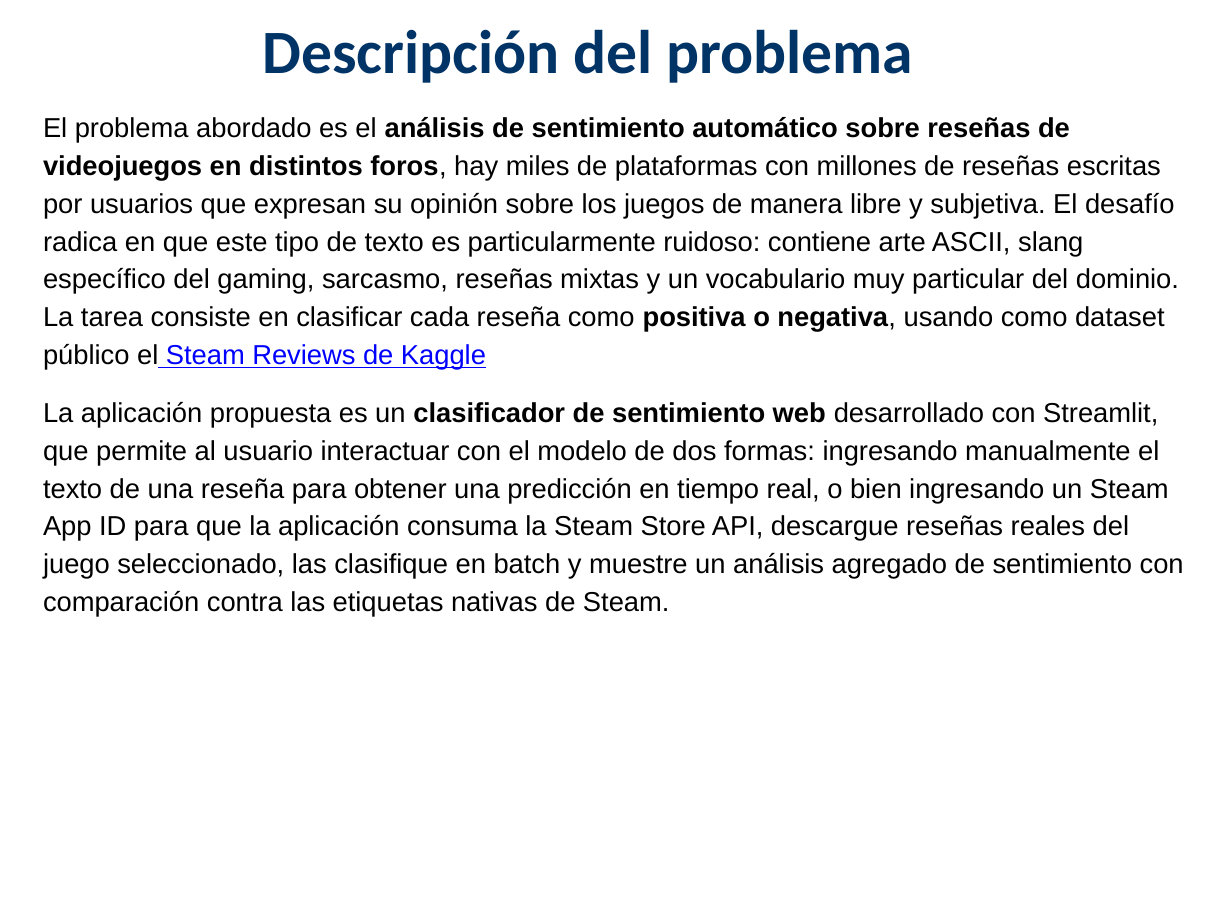
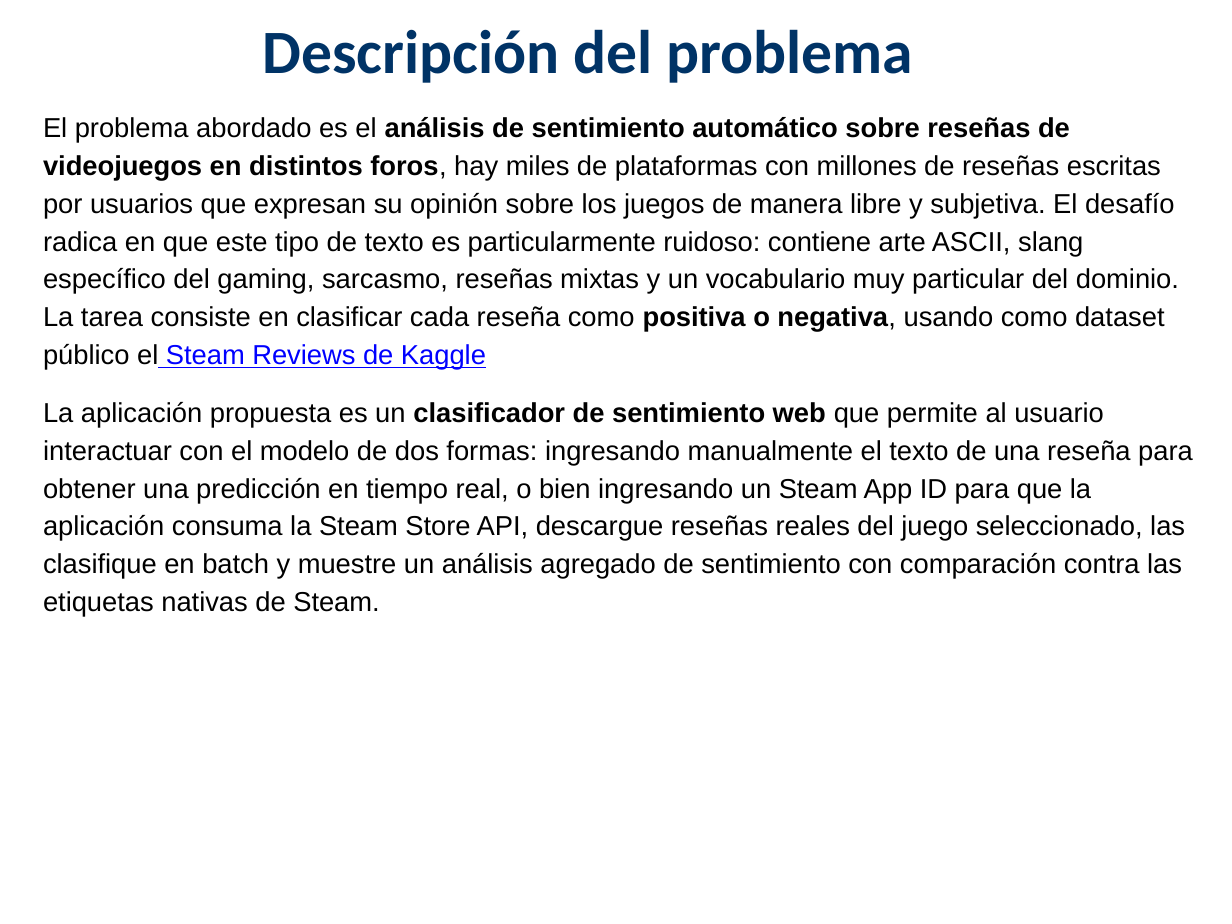
Before and after one commit to aguilarezequiel/stem-review-classifier, a slide deck: slide 18 of docs/Presentacion_Final_Steam_Classifier.pptx (slide 17 before the commit). Drawn at 1232x924 pixels with LibreOffice and Linux fonts; fonts in the diff are those of the drawing. Boxes give left, top, right and bottom in pixels: in the first picture for what was removed or moved away, otherwise in the second. Text is boxed around its words. In the diff, an @@ line names an element or a change of style, - is before the commit and + after.

```diff
--- a/docs/Presentacion_Final_Steam_Classifier.pptx
+++ b/docs/Presentacion_Final_Steam_Classifier.pptx
@@ text at (43,402,1193,617): text changed @@
-La aplicación propuesta es un clasificador de sentimiento web desarrollado con Streamlit, que permite al usuario interactuar con el modelo de dos formas: ingresando manualmente el texto de una reseña para obtener una predicción en tiempo real, o bien ingresando un Steam App ID para que la aplicación consuma la Steam Store API, descargue reseñas reales del juego seleccionado, las clasifique en batch y muestre un análisis agregado de sentimiento con comparación contra las etiquetas nativas de Steam.
+La aplicación propuesta es un clasificador de sentimiento web que permite al usuario interactuar con el modelo de dos formas: ingresando manualmente el texto de una reseña para obtener una predicción en tiempo real, o bien ingresando un Steam App ID para que la aplicación consuma la Steam Store API, descargue reseñas reales del juego seleccionado, las clasifique en batch y muestre un análisis agregado de sentimiento con comparación contra las etiquetas nativas de Steam.
```
Also in this commit, not shown: 27 other slides changed, 4 slides added, 2 slides removed.
